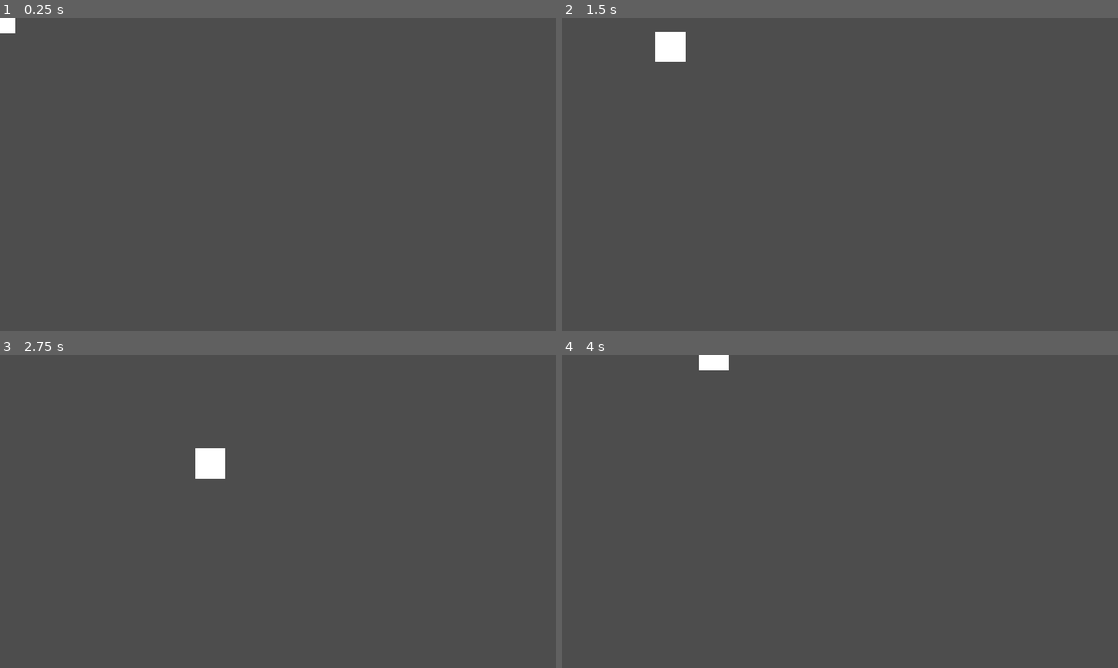
Above: before the commit, frames 1-4 (two rows, left to right).
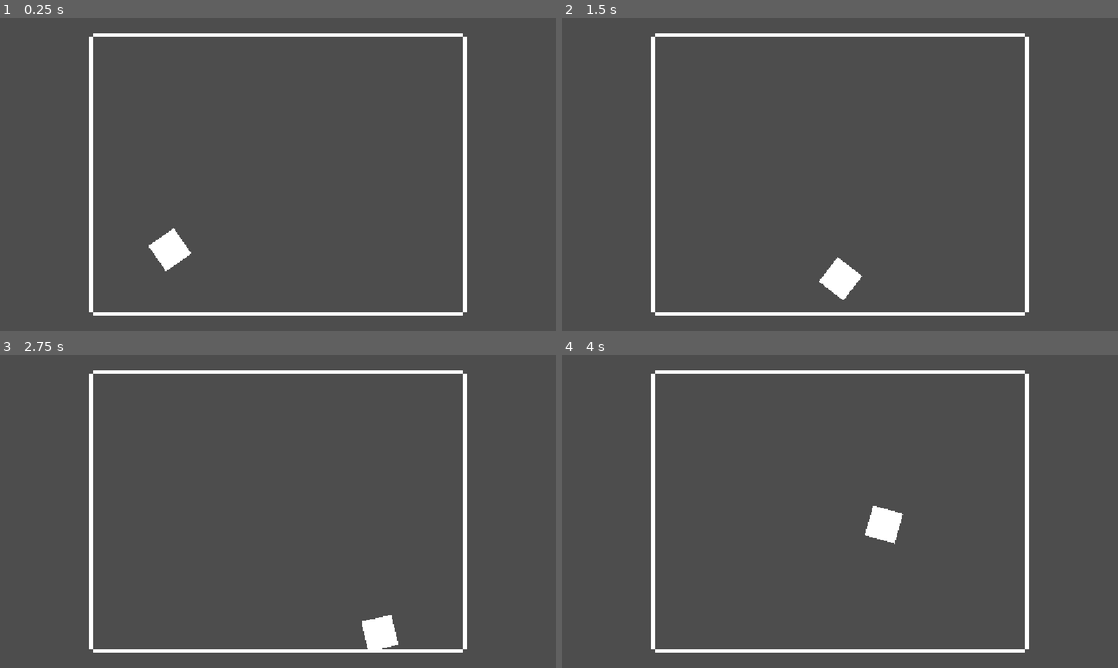
Above: after the commit, the same moments.

Repository: Jason-Lin450/P0W3RSH0T
Game: Godot game, scene res://level.tscn
Two runs of this game, one before a commit and one after it. Both use one fixed random seed, a clock stepped at 60 frames per second and the inputs below.
Inputs (mouse positions are in pixels of both pictures, inside the frame that each line leads up to):
- Up to frame 1 (0.25 s): no input
- Up to frame 2 (1.5 s): tap Enter at 0.5 s; move the mouse to (962, 158) at 0.52 s; hold D (right) 0.53-1.28 s; move the mouse to (728, 190) at 1.27 s; hold S (down) from 1.28 s (still down)
- Up to frame 3 (2.75 s): move the mouse to (333, 442) at 2.02 s; release S (down) at 2.03 s; hold D (right) from 2.03 s (still down)
- Up to frame 4 (4 s): move the mouse to (812, 574) at 2.77 s; release D (right) at 2.78 s; hold W (up) 2.78-3.53 s; move the mouse to (1006, 558) at 3.52 s; hold A (left) from 3.53 s (still down)

The runs differ from the first frame. In frame 1, 3.5% of the frame differs, in the area x 0-84%, y 0-96%; in frame 2, 3.8%; in frame 3, 3.9%, in the area x 16-84%, y 4-96%; in frame 4, 3.6%.

Commit message:
second

Diff:
--- a/borders.tscn
+++ b/borders.tscn
@@ -4,6 +4,9 @@
 size = Vector2(384, 8)
 
 [sub_resource type="CanvasTexture" id="CanvasTexture_j6gam"]
+
+[sub_resource type="RectangleShape2D" id="RectangleShape2D_tuip0"]
+size = Vector2(7.9999847, 288)
 
 [node name="Borders" type="Node2D" unique_id=242374955]
 
@@ -19,3 +22,94 @@
 rotation = -3.1415925
 scale = Vector2(383.94388, 7.9788322)
 texture = SubResource("CanvasTexture_j6gam")
+
+[node name="TopBorderRight" type="StaticBody2D" parent="." unique_id=412502404]
+
+[node name="TopBorderRightHB" type="CollisionShape2D" parent="TopBorderRight" unique_id=641538931]
+position = Vector2(768, 36)
+scale = Vector2(0.99999994, 0.99999994)
+shape = SubResource("RectangleShape2D_j6gam")
+
+[node name="TopBorderRightSprite" type="Sprite2D" parent="TopBorderRight/TopBorderRightHB" unique_id=1374579222]
+position = Vector2(0.06375912, 0.012048958)
+rotation = -3.1415925
+scale = Vector2(383.94388, 7.9788322)
+texture = SubResource("CanvasTexture_j6gam")
+
+[node name="BottomBorderLeft" type="StaticBody2D" parent="." unique_id=1564538574]
+
+[node name="BottomBorderLeftHB" type="CollisionShape2D" parent="BottomBorderLeft" unique_id=1016735544]
+position = Vector2(384, 612)
+scale = Vector2(0.99999994, 0.99999994)
+shape = SubResource("RectangleShape2D_j6gam")
+
+[node name="BottomBorderLeftSprite" type="Sprite2D" parent="BottomBorderLeft/BottomBorderLeftHB" unique_id=1086986795]
+position = Vector2(0.06375912, 0.012048958)
+rotation = -3.1415925
+scale = Vector2(383.94388, 7.9788322)
+texture = SubResource("CanvasTexture_j6gam")
+
+[node name="BottomBorderRight" type="StaticBody2D" parent="." unique_id=1693802079]
+
+[node name="BottomBorderRightHB" type="CollisionShape2D" parent="BottomBorderRight" unique_id=329989004]
+position = Vector2(768, 612)
+scale = Vector2(0.99999994, 0.99999994)
+shape = SubResource("RectangleShape2D_j6gam")
+
+[node name="BottomBorderRightSprite" type="Sprite2D" parent="BottomBorderRight/BottomBorderRightHB" unique_id=1366463221]
+position = Vector2(0.06375912, 0.012048958)
+rotation = -3.1415925
+scale = Vector2(383.94388, 7.9788322)
+texture = SubResource("CanvasTexture_j6gam")
+
+[node name="LeftBorderTop" type="StaticBody2D" parent="." unique_id=402253517]
+
+[node name="LeftBorderTopHB" type="CollisionShape2D" parent="LeftBorderTop" unique_id=1160576106]
+position = Vector2(188.00002, 184)
+scale = Vector2(0.99999994, 0.99999994)
+shape = SubResource("RectangleShape2D_tuip0")
+
+[node name="LeftBorderTopSprite" type="Sprite2D" parent="LeftBorderTop/LeftBorderTopHB" unique_id=93477979]
+position = Vector2(0.0085528605, -5.3867698e-05)
+rotation = -3.1415925
+scale = Vector2(8.16648, 287.99713)
+texture = SubResource("CanvasTexture_j6gam")
+
+[node name="RightBorderTop" type="StaticBody2D" parent="." unique_id=1999602770]
+
+[node name="RightBorderTopHB" type="CollisionShape2D" parent="RightBorderTop" unique_id=114315227]
+position = Vector2(964, 184)
+scale = Vector2(0.99999994, 0.99999994)
+shape = SubResource("RectangleShape2D_tuip0")
+
+[node name="RightBorderTopSprite" type="Sprite2D" parent="RightBorderTop/RightBorderTopHB" unique_id=1386656363]
+position = Vector2(0.0085528605, -5.3867698e-05)
+rotation = -3.1415925
+scale = Vector2(8.16648, 287.99713)
+texture = SubResource("CanvasTexture_j6gam")
+
+[node name="LeftBorderBottom" type="StaticBody2D" parent="." unique_id=73543228]
+
+[node name="LeftBorderBottomHB" type="CollisionShape2D" parent="LeftBorderBottom" unique_id=670194223]
+position = Vector2(188, 464)
+scale = Vector2(0.99999994, 0.99999994)
+shape = SubResource("RectangleShape2D_tuip0")
+
+[node name="LeftBorderBottomSprite" type="Sprite2D" parent="LeftBorderBottom/LeftBorderBottomHB" unique_id=486260796]
+position = Vector2(0.0085528605, -5.3867698e-05)
+rotation = -3.1415925
+scale = Vector2(8.16648, 287.99713)
+texture = SubResource("CanvasTexture_j6gam")
+
+[node name="RightBorderBottom" type="StaticBody2D" parent="." unique_id=528766325]
+
+[node name="RightBorderBottomHB" type="CollisionShape2D" parent="RightBorderBottom" unique_id=1557711903]
+position = Vector2(964, 464)
+scale = Vector2(0.99999994, 0.99999994)
+shape = SubResource("RectangleShape2D_tuip0")
+
+[node name="RightBorderBottomSprite" type="Sprite2D" parent="RightBorderBottom/RightBorderBottomHB" unique_id=1596227082]
+position = Vector2(0.0085528605, -5.3867698e-05)
+rotation = -3.1415925
+scale = Vector2(8.16648, 287.99713)
+texture = SubResource("CanvasTexture_j6gam")
--- a/level.tscn
+++ b/level.tscn
@@ -1,7 +1,11 @@
 [gd_scene format=3 uid="uid://c12qq5g6yv0s1"]
 
 [ext_resource type="PackedScene" uid="uid://bo4opnevbgyhh" path="res://player.tscn" id="1_u52ul"]
+[ext_resource type="PackedScene" uid="uid://dpesq5smo2ln2" path="res://borders.tscn" id="2_vonw3"]
 
 [node name="Level" type="Node2D" unique_id=1621707310]
 
 [node name="Player" parent="." unique_id=1981473793 instance=ExtResource("1_u52ul")]
+position = Vector2(352, 480)
+
+[node name="Borders" parent="." unique_id=242374955 instance=ExtResource("2_vonw3")]
--- a/player.gd
+++ b/player.gd
@@ -3,6 +3,7 @@
 const SPEED = 300.0
 
 func _process(delta: float) -> void:
+	look_at(get_global_mouse_position())
 
 	var direction = Input.get_vector("left","right","up","down")
 	velocity = direction * SPEED
--- a/player.tscn
+++ b/player.tscn
@@ -2,16 +2,16 @@
 
 [ext_resource type="Script" uid="uid://cr8i703aeg5l3" path="res://player.gd" id="1_4flbx"]
 
-[sub_resource type="RectangleShape2D" id="RectangleShape2D_j6gam"]
-size = Vector2(64, 64)
+[sub_resource type="CircleShape2D" id="CircleShape2D_oi3di"]
+radius = 32.0
 
 [sub_resource type="CanvasTexture" id="CanvasTexture_j6gam"]
 
 [node name="Player" type="CharacterBody2D" unique_id=1981473793]
 script = ExtResource("1_4flbx")
 
-[node name="PlayerHitbox" type="CollisionShape2D" parent="." unique_id=1424638099]
-shape = SubResource("RectangleShape2D_j6gam")
+[node name="PlayerHB" type="CollisionShape2D" parent="." unique_id=1424638099]
+shape = SubResource("CircleShape2D_oi3di")
 
 [node name="PlayerSprite" type="Sprite2D" parent="." unique_id=184179606]
 scale = Vector2(64, 64)
--- /dev/null
+++ b/projectile.gd
@@ -0,0 +1,11 @@
+extends Area2D
+
+
+# Called when the node enters the scene tree for the first time.
+func _ready() -> void:
+	pass # Replace with function body.
+
+
+# Called every frame. 'delta' is the elapsed time since the previous frame.
+func _process(delta: float) -> void:
+	pass
--- /dev/null
+++ b/projectile.tscn
@@ -0,0 +1,18 @@
+[gd_scene format=3 uid="uid://biv07jaww8nmr"]
+
+[ext_resource type="Script" uid="uid://dedfe4s1oknos" path="res://projectile.gd" id="1_a85iw"]
+
+[sub_resource type="CircleShape2D" id="CircleShape2D_j6gam"]
+radius = 8.0
+
+[sub_resource type="CanvasTexture" id="CanvasTexture_j6gam"]
+
+[node name="Projectile" type="Area2D" unique_id=1227454471]
+script = ExtResource("1_a85iw")
+
+[node name="ProjectileHB" type="CollisionShape2D" parent="." unique_id=598355756]
+shape = SubResource("CircleShape2D_j6gam")
+
+[node name="ProjectileSprite" type="Sprite2D" parent="." unique_id=2141087011]
+scale = Vector2(16, 16)
+texture = SubResource("CanvasTexture_j6gam")
Not shown, added: projectile.gd.uid
